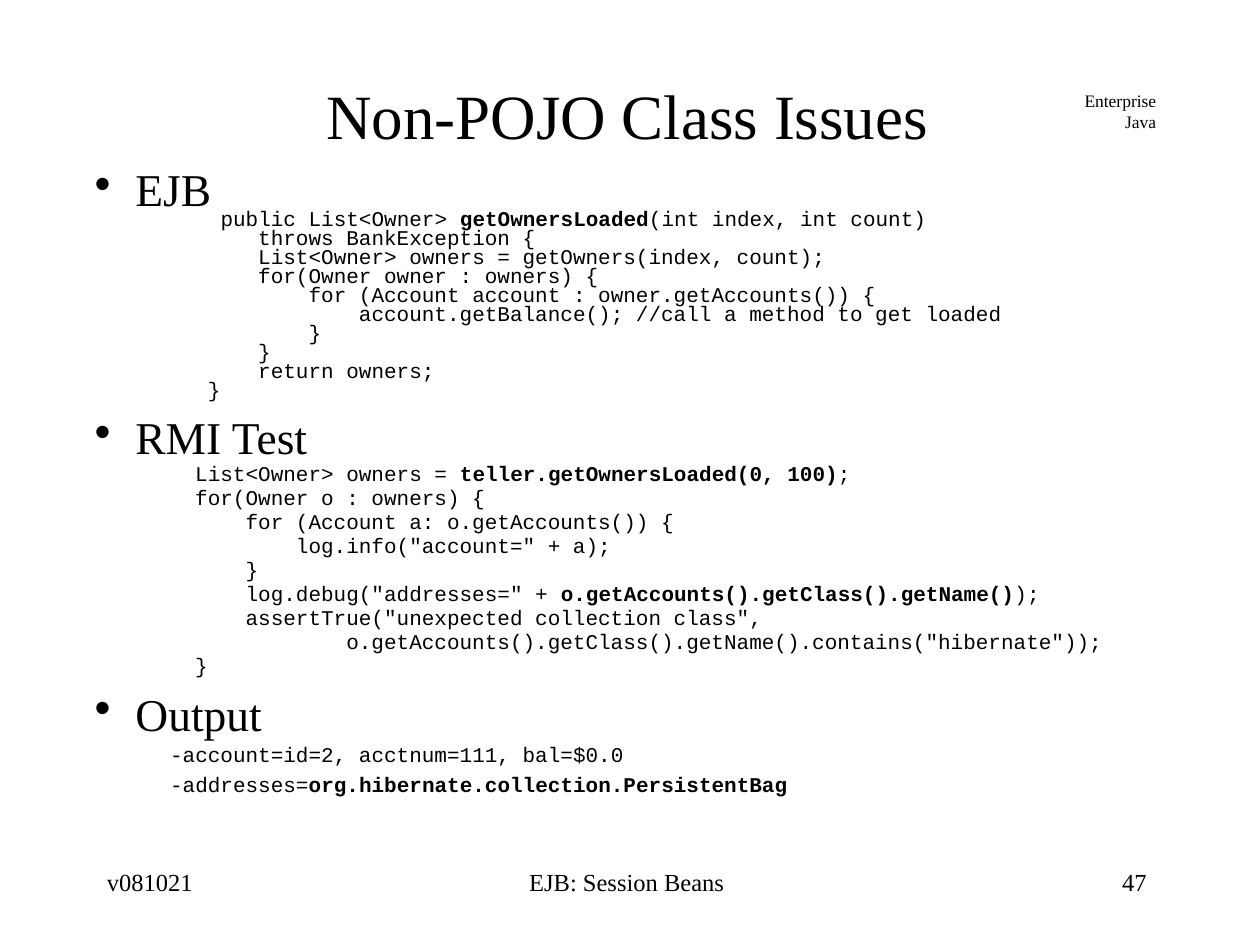
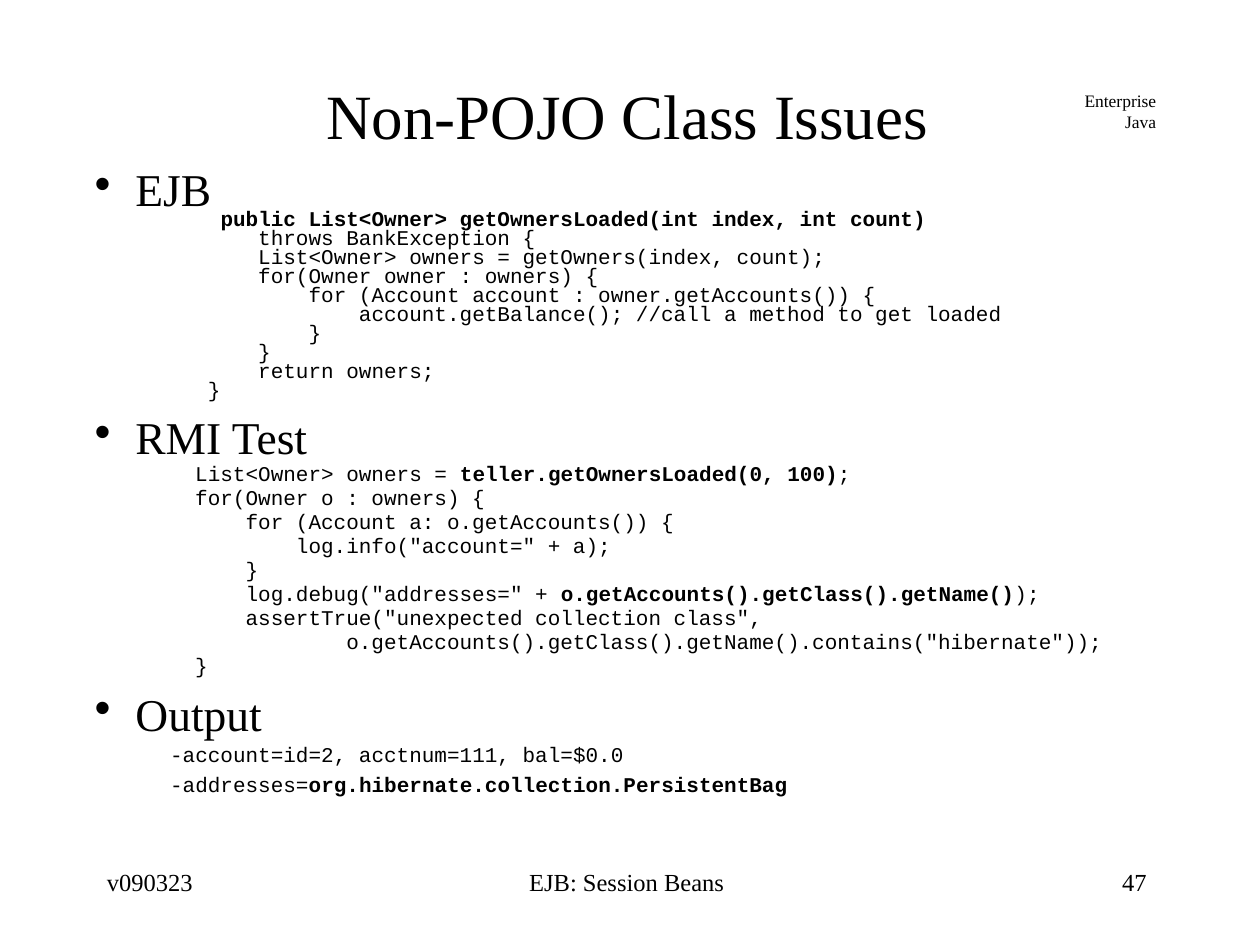
Before and after one commit to jcstaff/ejava-javaee, a slide deck: slide 47 of ejbsessionBank/src/site/resources/lectures/ejbSession.ppt. Drawn at 1260x945 pixels with LibreOffice and Linux fonts; fonts in the diff are those of the drawing. Boxes give left, top, right and bottom in pixels: in the first picture for what was removed or moved away, otherwise in the second. Text is boxed around its words. In the diff, an @@ line names an element or a change of style, - is before the commit and + after.

```diff
--- a/ejbsessionBank/src/site/resources/lectures/ejbSession.ppt
+++ b/ejbsessionBank/src/site/resources/lectures/ejbSession.ppt
@@ text at bbox=[220, 211, 926, 233]: bold on in "public List<Owner> getOwnersLoaded(int index, int count)" @@
@@ text at bbox=[107, 874, 193, 892]: text changed @@
-v081021
+v090323
```
Also in this commit, not shown: 74 other slides changed, 2 other files.
